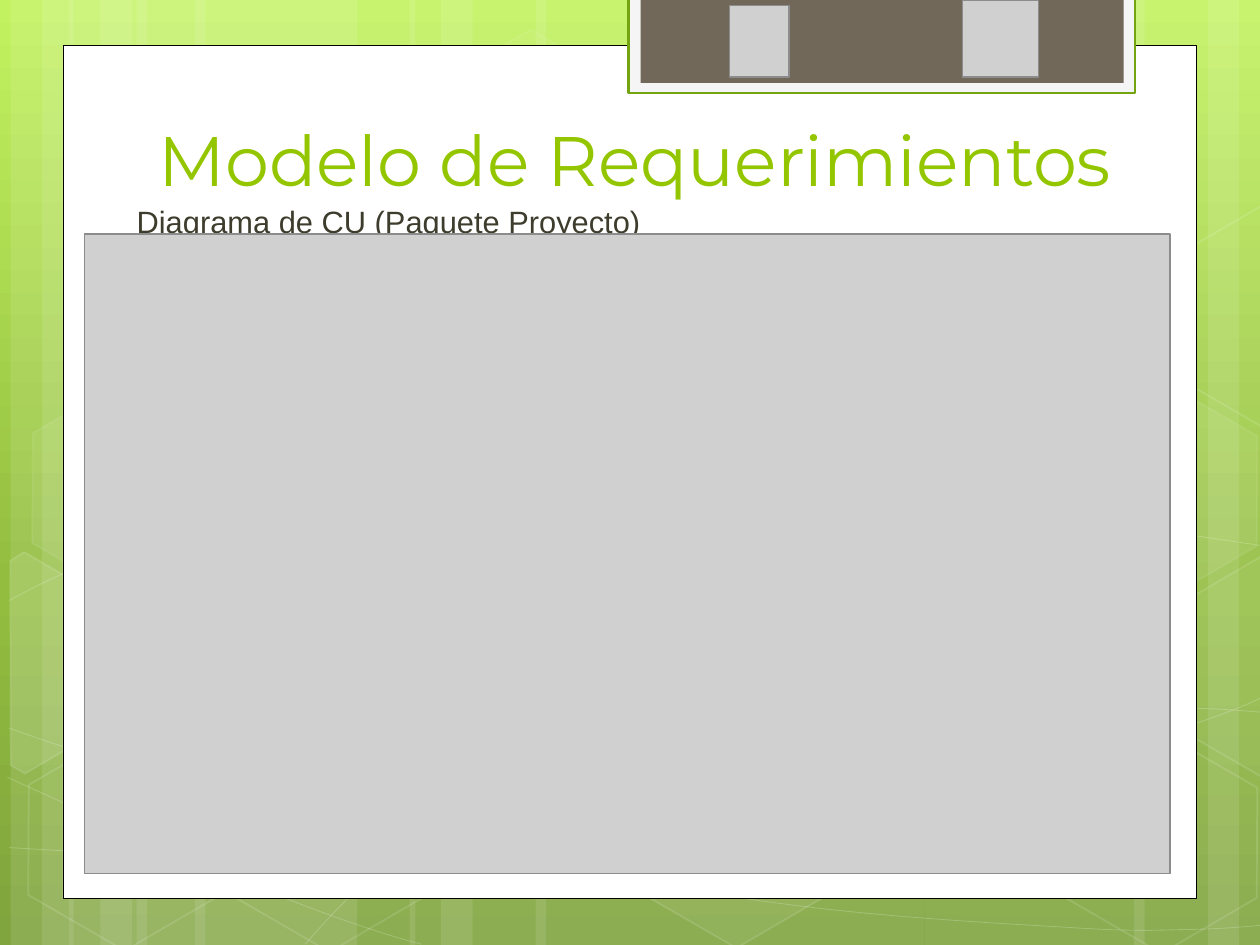
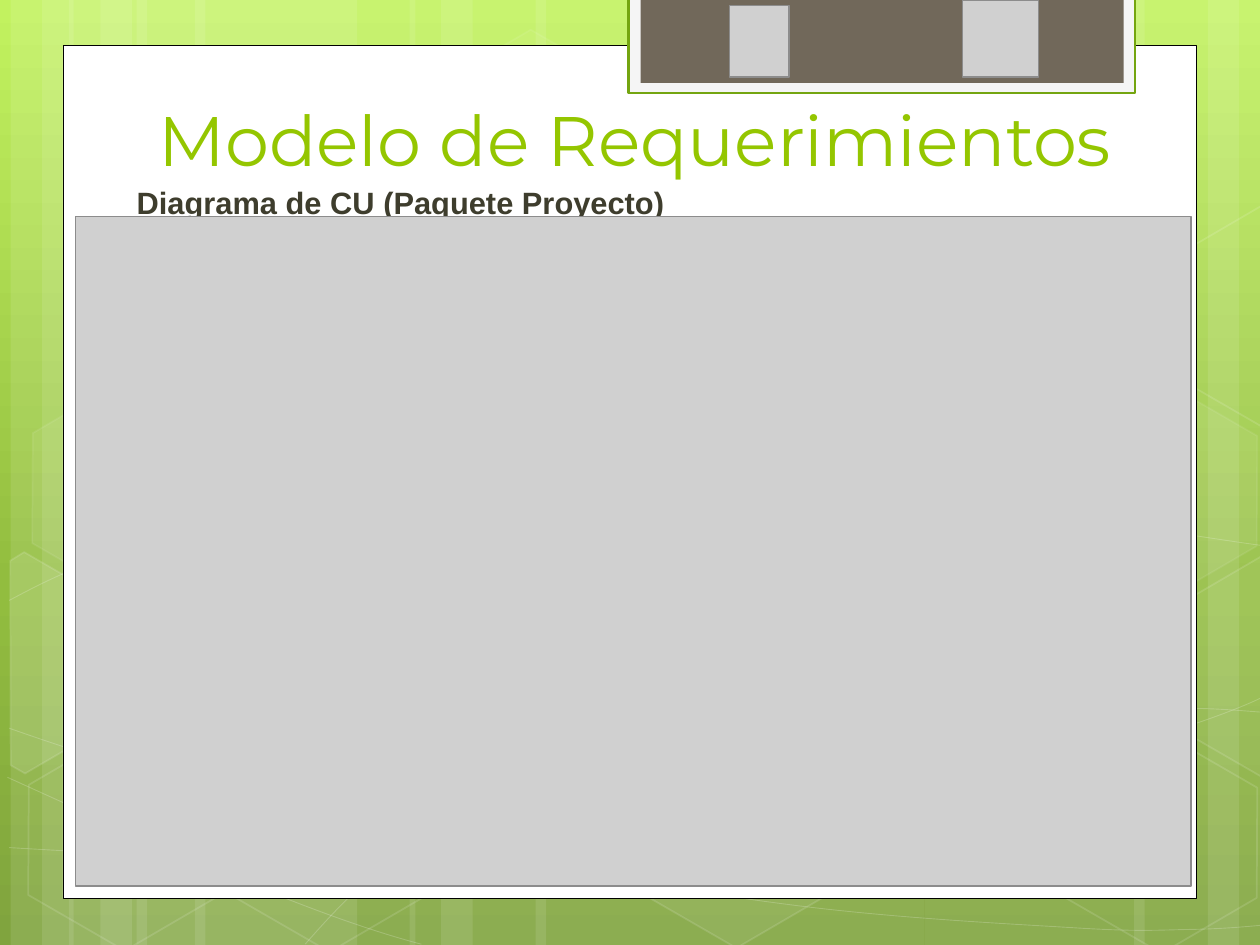
Before and after one commit to ptissera/habilitacion-profesional-2012-4k4, a slide deck: slide 13 of Documentacion/Proyecto/Presentacion Final/Exposicion Final.pptx (slide 12 before the commit). Drawn at 1260x945 pixels with LibreOffice and Linux fonts; fonts in the diff are those of the drawing; grey boxes stand for pictures. Boxes give left, top, right and bottom in pixels: in the first picture for what was removed or moved away, otherwise in the second. Text is boxed around its words. In the diff, an @@ line names an element or a change of style, - is before the commit and + after.

```diff
--- a/Documentacion/Proyecto/Presentacion Final/Exposicion Final.pptx
+++ b/Documentacion/Proyecto/Presentacion Final/Exposicion Final.pptx
@@ title "Modelo de Requerimientos": place and size @@
-title "Modelo de Requerimientos" at <box>159,134,1112,200</box>
+title "Modelo de Requerimientos" at <box>159,114,1112,180</box>
@@ text "Diagrama de CU (Paquete Proyecto)": place and size @@
-text "Diagrama de CU (Paquete Proyecto)" at <box>137,210,640,239</box>
+text "Diagrama de CU (Paquete Proyecto)" at <box>137,191,664,219</box>
@@ text "Diagrama de CU (Paquete Proyecto)" at <box>137,191,664,219</box>: bold on @@
@@ picture: place and size @@
-picture at <box>84,234,1171,873</box>
+picture at <box>76,217,1191,886</box>
```
Also in this commit, not shown: 19 other slides changed, 3 slides added, 1 other file.
